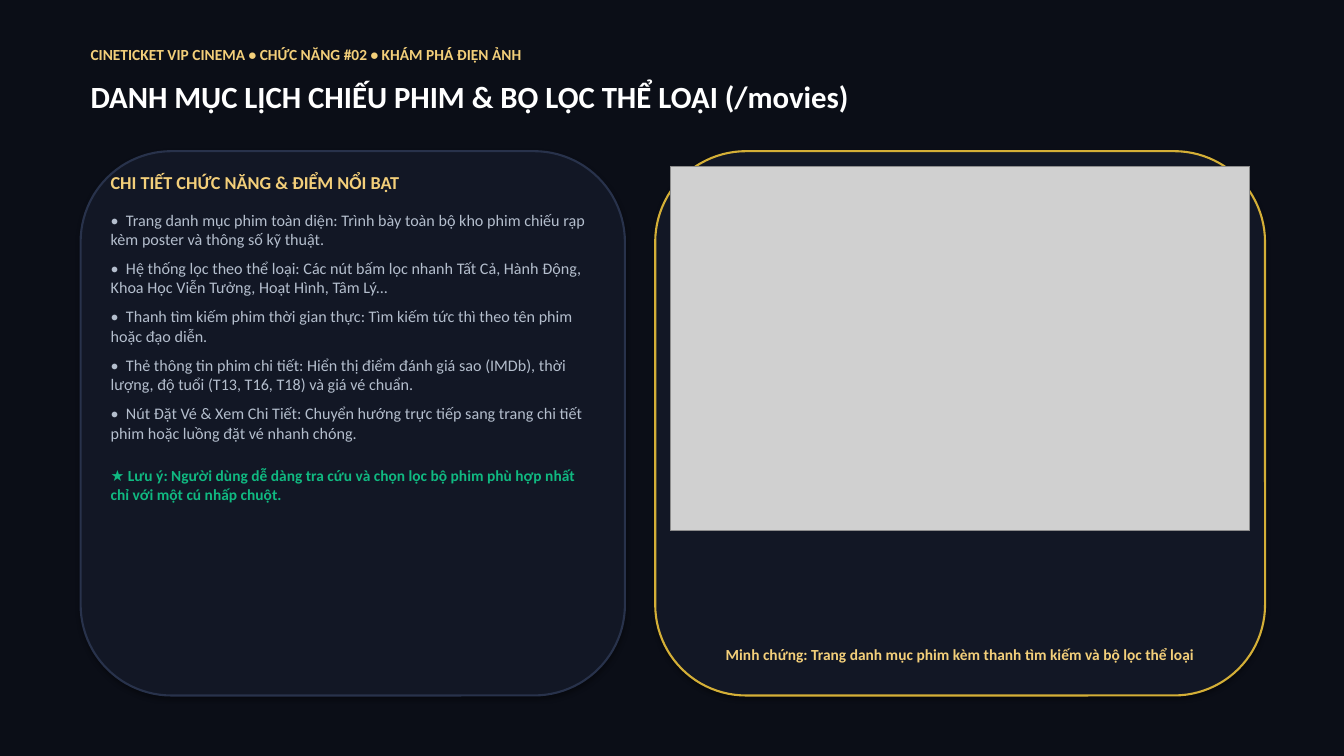
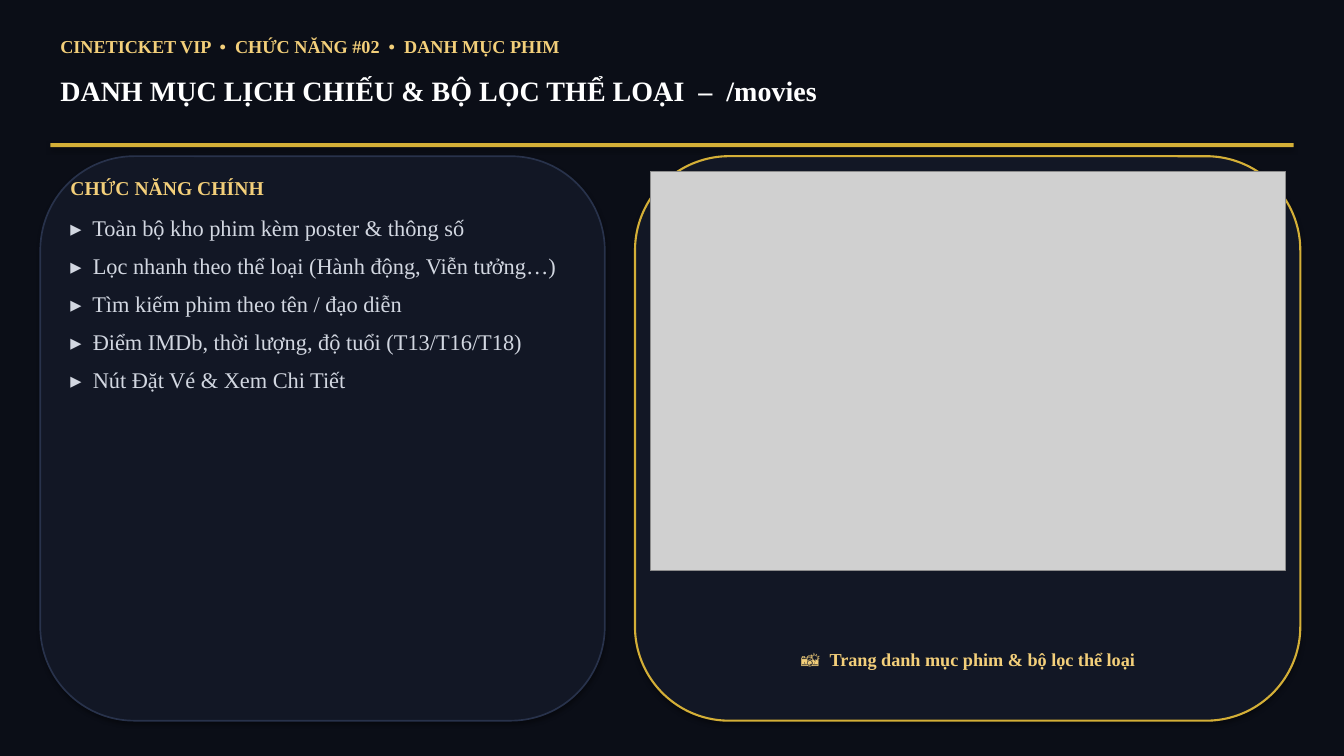
Before and after one commit to hathao109207-oss/hathao, a slide deck: slide 3 of BaoCao_ChucNang_CineTicket.pptx. Drawn at 1344x756 pixels with LibreOffice and Linux fonts; fonts in the diff are those of the drawing; grey boxes stand for pictures. Boxes give left, top, right and bottom in pixels: in the first picture for what was removed or moved away, otherwise in the second. Text is boxed around its words. In the diff, an @@ line names an element or a change of style, - is before the commit and + after.

Commit message:
style(pptx): font Times New Roman 16, noi dung rut gon theo tu khoa

```diff
--- a/BaoCao_ChucNang_CineTicket.pptx
+++ b/BaoCao_ChucNang_CineTicket.pptx
@@ text at (x1=60, y1=39, x2=559, y2=57): text changed; size 11 to 13 pt; font Calibri to Times New Roman @@
-CINETICKET VIP CINEMA • CHỨC NĂNG #02 • KHÁM PHÁ ĐIỆN ẢNH
+CINETICKET VIP • CHỨC NĂNG #02 • DANH MỤC PHIM
@@ text at (x1=60, y1=80, x2=816, y2=107): text changed; size 22 to 20 pt; font Calibri to Times New Roman @@
-DANH MỤC LỊCH CHIẾU PHIM & BỘ LỌC THỂ LOẠI (/movies)
+DANH MỤC LỊCH CHIẾU & BỘ LỌC THỂ LOẠI – /movies
@@ rectangle added at (x1=50, y1=143, x2=1294, y2=147), fill #D4AF37 @@
@@ rounded rectangle resized from (x1=81, y1=151, x2=625, y2=696) to (x1=40, y1=156, x2=605, y2=721) @@
@@ rounded rectangle at (x1=40, y1=156, x2=605, y2=721): outline #28324B 1.5 pt to #28324B 1.2 pt @@
@@ rounded rectangle resized from (x1=655, y1=151, x2=1265, y2=696) to (x1=635, y1=156, x2=1301, y2=721) @@
@@ picture resized from (x1=670, y1=166, x2=1250, y2=530) to (x1=650, y1=171, x2=1286, y2=571) @@
@@ text at (x1=70, y1=180, x2=556, y2=392): text changed; size 11.5 to 16 pt; font Calibri to Times New Roman; text colour #B4BECD to #D2D7E1 @@
-CHI TIẾT CHỨC NĂNG & ĐIỂM NỔI BẬT
-• Trang danh mục phim toàn diện: Trình bày toàn bộ kho phim chiếu rạp kèm poster và thông số kỹ thuật.
-• Hệ thống lọc theo thể loại: Các nút bấm lọc nhanh Tất Cả, Hành Động, Khoa Học Viễn Tưởng, Hoạt Hình, Tâm Lý...
-• Thanh tìm kiếm phim thời gian thực: Tìm kiếm tức thì theo tên phim hoặc đạo diễn.
-• Thẻ thông tin phim chi tiết: Hiển thị điểm đánh giá sao (IMDb), thời lượng, độ tuổi (T13, T16, T18) và giá vé chuẩn.
-• Nút Đặt Vé & Xem Chi Tiết: Chuyển hướng trực tiếp sang trang chi tiết phim hoặc luồng đặt vé nhanh chóng.
-★ Lưu ý: Người dùng dễ dàng tra cứu và chọn lọc bộ phim phù hợp nhất chỉ với một cú nhấp chuột.
+CHỨC NĂNG CHÍNH
+▸ Toàn bộ kho phim kèm poster & thông số
+▸ Lọc nhanh theo thể loại (Hành động, Viễn tưởng…)
+▸ Tìm kiếm phim theo tên / đạo diễn
+▸ Điểm IMDb, thời lượng, độ tuổi (T13/T16/T18)
+▸ Nút Đặt Vé & Xem Chi Tiết
@@ text at (x1=830, y1=653, x2=1135, y2=670): text changed; size 11 to 13 pt; font Calibri to Times New Roman @@
-Minh chứng: Trang danh mục phim kèm thanh tìm kiếm và bộ lọc thể loại
+📸 Trang danh mục phim & bộ lọc thể loại
```
Also in this commit, not shown: 15 other slides changed, 1 other file.
